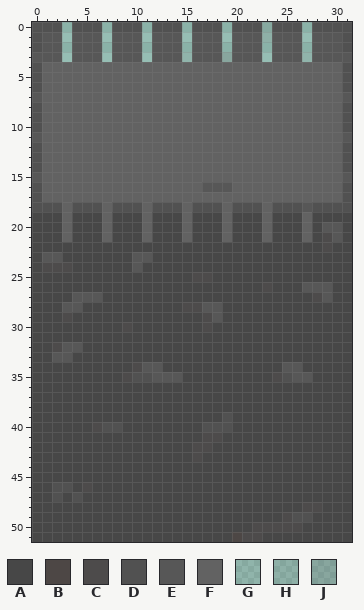
Two states of a pixel-art sprite, game/resources/game/model/Game/Map/wall.png. The picture above was drawn from the file before the commit.
The file is 32x52 pixels. Pixels under 10% opacity are left out. Colours within 5 levels of each other are drawn and written as one.
Palette (. is transparent): A #474747  B #4d4745  C #4d4b4b  D #515151  E #575757  F #626262  G #6262621c  H #62626227  J #62626243
Now the later version:
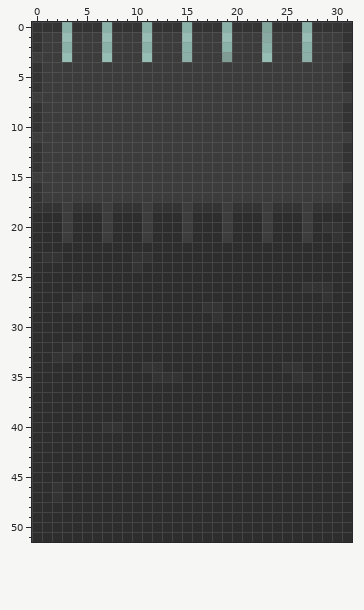
Log entry: made walls darker
Diff:
{"colour":"A","old":"#474747","new":"#2d2d2d"}
{"colour":"D","old":"#515151","new":"#333333"}
{"colour":"F","old":"#626262","new":"#3c3c3c"}
{"colour":"G","old":"#6262621c","new":"#3e3e3e1c"}
{"colour":"H","old":"#62626227","new":"#3e3e3e27"}
{"colour":"J","old":"#62626243","new":"#3e3e3e43"}
{"y":1,"x":1,"old":"EE","new":"FF"}
{"y":1,"x":4,"old":"EEE","new":"FFF"}
{"y":1,"x":8,"old":"EEE","new":"FFF"}
{"y":1,"x":12,"old":"EEE","new":"FFF"}
{"y":1,"x":16,"old":"EEE","new":"FFF"}
{"y":1,"x":20,"old":"EEE","new":"FFF"}
{"y":1,"x":24,"old":"EEE","new":"FFF"}
{"y":1,"x":28,"old":"EEE","new":"FFF"}
{"y":2,"x":1,"old":"EE","new":"FF"}
{"y":2,"x":4,"old":"EEE","new":"FFF"}
{"y":2,"x":8,"old":"EEE","new":"FFF"}
{"y":2,"x":12,"old":"EEE","new":"FFF"}
{"y":2,"x":16,"old":"EEE","new":"FFF"}
{"y":2,"x":20,"old":"EEE","new":"FFF"}
{"y":2,"x":24,"old":"EEE","new":"FFF"}
{"y":2,"x":28,"old":"EEE","new":"FFF"}
{"y":3,"x":0,"old":"EEE","new":"FFF"}
{"y":3,"x":4,"old":"EEE","new":"FFF"}
{"y":3,"x":8,"old":"EEE","new":"FFF"}
{"y":3,"x":12,"old":"EEE","new":"FFF"}
{"y":3,"x":16,"old":"EEE","new":"FFF"}
{"y":3,"x":20,"old":"EEE","new":"FFF"}
{"y":3,"x":24,"old":"EEE","new":"FFF"}
{"y":3,"x":28,"old":"EEEE","new":"FFFF"}
{"y":7,"x":0,"old":"E","new":"F"}
{"y":7,"x":31,"old":"E","new":"F"}
{"y":11,"x":0,"old":"E","new":"F"}
{"y":11,"x":31,"old":"E","new":"F"}
{"y":15,"x":0,"old":"E","new":"F"}
{"y":15,"x":31,"old":"E","new":"F"}
{"y":16,"x":17,"old":"EEE","new":"FFF"}
{"y":18,"x":27,"old":"E","new":"F"}
{"y":20,"x":29,"old":"EE","new":"DD"}
{"y":21,"x":29,"old":"CE","new":"AD"}
{"y":22,"x":29,"old":"C","new":"A"}
{"y":23,"x":1,"old":"EE","new":"DD"}
{"y":23,"x":10,"old":"EE","new":"DD"}
{"y":24,"x":1,"old":"CCC","new":"AAA"}
{"y":24,"x":10,"old":"E","new":"D"}
{"y":25,"x":16,"old":"CC","new":"AA"}
{"y":26,"x":23,"old":"C","new":"A"}
{"y":26,"x":27,"old":"EEE","new":"DDD"}
{"y":27,"x":4,"old":"EEE","new":"DDD"}
{"y":27,"x":28,"old":"CE","new":"AD"}
{"y":28,"x":3,"old":"EE","new":"DD"}
{"y":28,"x":15,"old":"CCEE","new":"AADD"}
{"y":29,"x":3,"old":"C","new":"A"}
{"y":29,"x":17,"old":"CE","new":"AD"}
{"y":30,"x":9,"old":"C","new":"A"}
{"y":30,"x":17,"old":"C","new":"A"}
{"y":32,"x":2,"old":"CEE","new":"ADD"}
{"y":33,"x":2,"old":"EE","new":"DD"}
{"y":34,"x":10,"old":"CEE","new":"ADD"}
{"y":34,"x":25,"old":"EE","new":"DD"}
{"y":35,"x":9,"old":"CDDEEE","new":"AAADDD"}
{"y":35,"x":24,"old":"CDEE","new":"AADD"}
{"y":39,"x":19,"old":"D","new":"A"}
{"y":40,"x":6,"old":"C","new":"A"}
{"y":40,"x":17,"old":"DDD","new":"AAA"}
{"y":41,"x":17,"old":"CC","new":"AA"}
{"y":42,"x":16,"old":"CC","new":"AA"}
{"y":43,"x":16,"old":"C","new":"A"}
{"y":46,"x":3,"old":"D","new":"A"}
{"y":46,"x":5,"old":"C","new":"A"}
{"y":47,"x":4,"old":"D","new":"A"}
{"y":48,"x":27,"old":"CC","new":"AA"}
{"y":49,"x":25,"old":"CDD","new":"AAA"}
{"y":50,"x":22,"old":"CCCCC","new":"AAAAA"}
{"y":51,"x":20,"old":"BCC","new":"AAA"}
{"label":"changed","picture_box":[32,22,352,542]}
